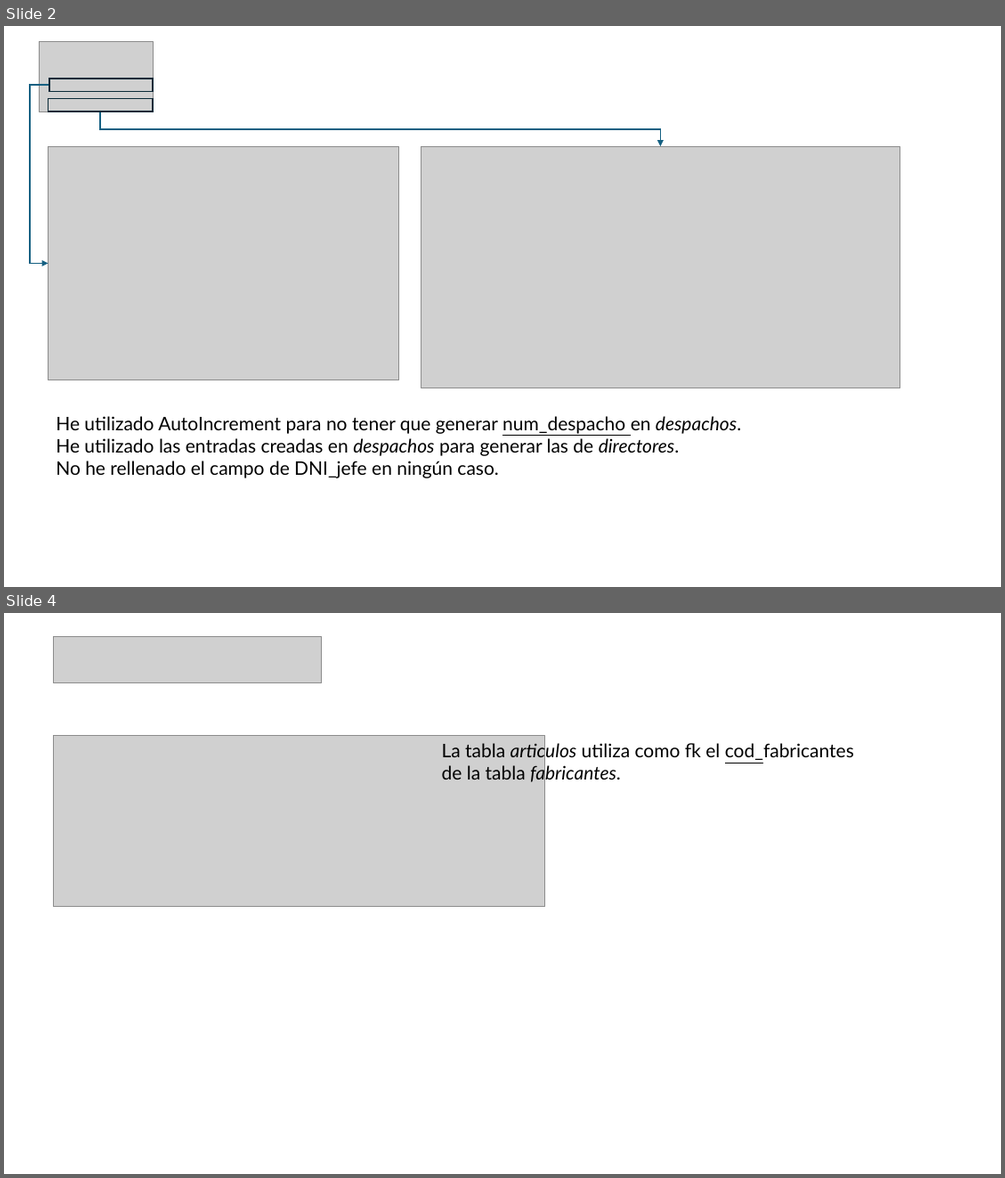
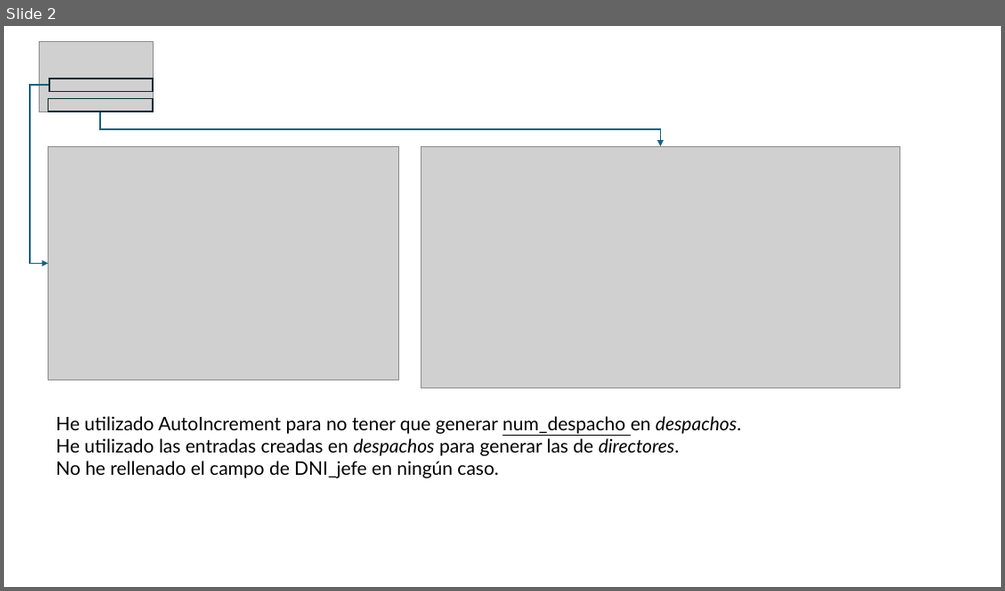
Before and after one commit to AchillesD9-Alex/-2024-Java-Angular-Bootcamp, a slide deck: [JAVA]/C3/TA15/ta15.pptx. Shown one above the other, each under a label of ours: slides 2 and 4 before the commit, slide 2 after it; the slides between them are not shown. The pictures are 1005x1178 and 1005x591 pixels, drawn with LibreOffice and Linux fonts; fonts in the diff are those of the drawing; grey boxes stand for pictures. Boxes give left, top, right and bottom in pixels: in the first picture for what was removed or moved away, otherwise in the second. Text is boxed around its words. In the diff, an @@ line names an element or a change of style, - is before the commit and + after.

```diff
--- a/[JAVA]/C3/TA15/ta15.pptx
+++ b/[JAVA]/C3/TA15/ta15.pptx
@@ slide 4 removed at box(4, 613, 1001, 1174), background #FFFFFF @@
@@ picture removed at box(53, 636, 322, 682) @@
@@ picture removed at box(53, 736, 544, 907) @@
@@ text removed at box(442, 741, 854, 784) @@
-La tabla articulos utiliza como fk el cod_fabricantes de la tabla fabricantes.
```
Also in this commit, not shown: 2 slides changed, 2 slides added, 9 other slides removed, 1 other file.
